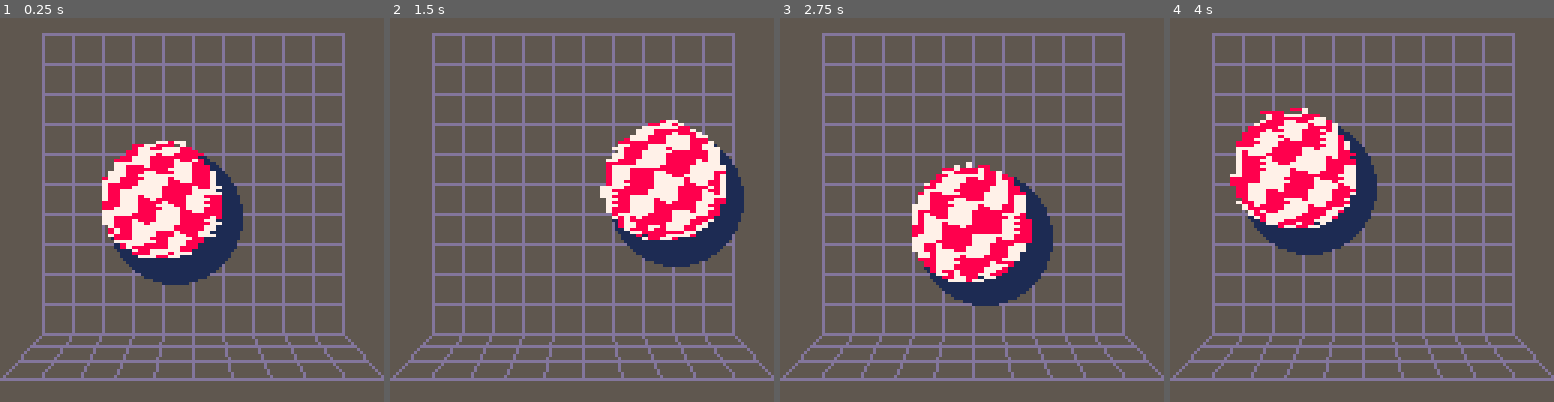
Above: before the commit, frames 1-4 (left to right).
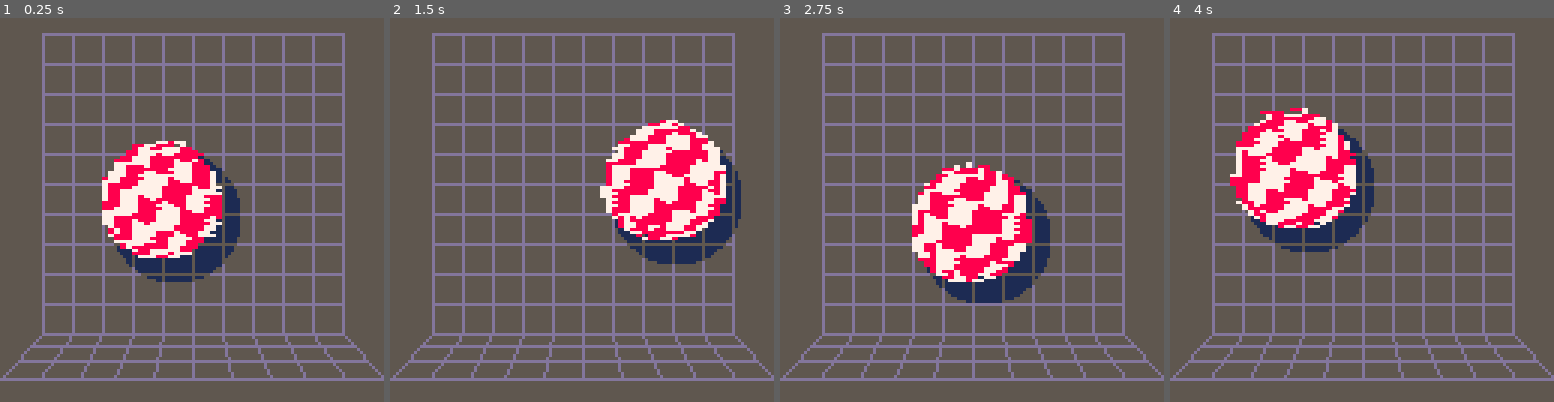
Above: after the commit, the same moments.

Repository: yami-five/4_pory_roku
Game: PICO-8 cartridge poc/poc.p8
Same seed, same stepped clock (60 frames per second), same inputs: the game is played once before the commit and once after it.
Inputs:
- Up to frame 1 (0.25 s): no input
- Up to frame 2 (1.5 s): no input
- Up to frame 3 (2.75 s): no input
- Up to frame 4 (4 s): no input

The runs differ from the first frame. In frame 1, 0.9% of the frame differs, in the area x 28-64%, y 35-70%; in frame 2, 0.8%; in frame 3, 0.7%; in frame 4, 0.8%.

Commit message:
finished casting shadow by ball

Diff:
--- a/poc/poc.p8
+++ b/poc/poc.p8
@@ -1,11 +1,13 @@
 pico-8 cartridge // http://www.pico-8.com
 version 42
 __lua__
+ball_shadow,shadow_size,shadow_r={},44,22
 tex='677765677656777677776566665677777777655ee55677777776555ee55567776665555ee55556665555555665555555665555677655556676eee6e77e6eee6776eee6eeee6eee676655556ee655556655555556655555556665555ee55556667776555ee55567777777655ee556777777776566665677776777656776567776'
 chicken_tex='5555555555555555555555555555555555555555555555545555335555555b5555554455555544545533b555555554555555545555 …(919 unchanged characters)…
 amiga_ball_texture='8888777788887777888877778888777788887777888877778888777788887777'
 -- t=0
--- function _init()
+function _init()
+    init_amiga_ball()
 --     -- pal(2,8,1)
 --     -- pal(3,5,1)
 --     -- pal(4,9,1)
@@ -18,7 +20,32 @@
 -- 	-- 	poke(0x5f7b+i,0xff)
 -- 	-- end
 --     tex=zoom_rotator_texture()
--- end
+end
+function init_amiga_ball()
+    pal(6,13)
+    pal(12,1)
+    pal(13,133)
+    local r2=shadow_r*shadow_r
+    printh(shadow_r.." "..shadow_size.." "..r2,"loggg.txt")
+    for y=0,shadow_r do
+        local y2=y*y
+        for x=0,shadow_r do
+            local x2=x*x
+            -- printh(y.." "..x,"loggg.txt")
+            if(x2+y2<r2)then
+                ball_shadow[(shadow_r-y)*shadow_size+(shadow_r-x)]=1
+                ball_shadow[(shadow_r+y)*shadow_size+(shadow_r+x)]=1
+                ball_shadow[(shadow_r+y)*shadow_size+(shadow_r-x)]=1
+                ball_shadow[(shadow_r-y)*shadow_size+(shadow_r+x)]=1
+            else
+                ball_shadow[(shadow_r-y)*shadow_size+(shadow_r+x)]=0
+                ball_shadow[(shadow_r+y)*shadow_size+(shadow_r+x)]=0
+                ball_shadow[(shadow_r-y)*shadow_size+(shadow_r-x)]=0
+                ball_shadow[(shadow_r+y)*shadow_size+(shadow_r-x)]=0
+            end
+        end
+    end
+end
 function zoom_rotator_texture()
     local texture=""
     for i=0,0x2000,1 do
@@ -397,12 +424,12 @@
     rectfill(0,0,127,127,5)
     for i=0,10 do
         f=14+i*10
-        line(0+f,5,0+f,105,13)
-        line(14,f-9,114,f-9,13)
-        line(0+f,105,0+flr(i*12.8+0.5),120,13)
-        line(10,109,117,109,13)
-        line(7,114,122,114,13)
-        line(0,120,127,120,13)
+        line(0+f,5,0+f,105,6)
+        line(14,f-9,114,f-9,6)
+        line(0+f,105,0+flr(i*12.8+0.5),120,6)
+        line(10,109,117,109,6)
+        line(7,114,122,114,6)
+        line(0,120,127,120,6)
     end
 	local qt,vertices,faces=t*0.01,114,224
 	local v=split("0.0,0.38,-0.92,0.0,0.0,-1.0,0.0,-0.38,-0.92,0.0,-0.92,-0.38,0.15,0.92,-0.35,0.27,0.71,-0.65,0.35,0.38,- …(1699 unchanged characters)…
@@ -434,10 +461,6 @@
         x,z=rotate(x,z,qt*1.5);
         x,y=rotate(x,y,-0.05);
         x,y,z=translation(x,y,z,ball_x,ball_y,0)
-
-        -- printh(qt*1.5,"loggg.txt")
-        -- x,y=inf(qt+p,x,y)
-        -- y-=1
         vm=vm..x..","..y..","..z..","
         z=z+5;
         x=x*96/z+64;
@@ -449,9 +472,19 @@
         shadow_x+=vt[i]
         shadow_y+=vt[i+1]
     end
-    shadow_x=flr(shadow_x/vertices+0.5)
-    shadow_y=flr(shadow_y/vertices+0.5)
-    circfill(shadow_x+5,shadow_y+5,22,1)
+    shadow_x=flr(shadow_x/vertices+0.5)+5
+    shadow_y=flr(shadow_y/vertices+0.5)+5
+	local buf={}
+	for y=-shadow_r,shadow_r do
+		for x=-shadow_r,shadow_r do
+			local off = ball_shadow[(y+shadow_r)*shadow_size+x+shadow_r]
+			if(off==1)then
+				color=pget(shadow_x+x,shadow_y+y)
+                if(color==13)then color=6 end
+                pset(shadow_x+x,shadow_y+y,color+7)
+			end
+		end
+	end
     draw_model(p,qt,vertices,vt,vm,faces,f,tc,uv,{amiga_ball_texture},false,8,true,64)
 end
 
